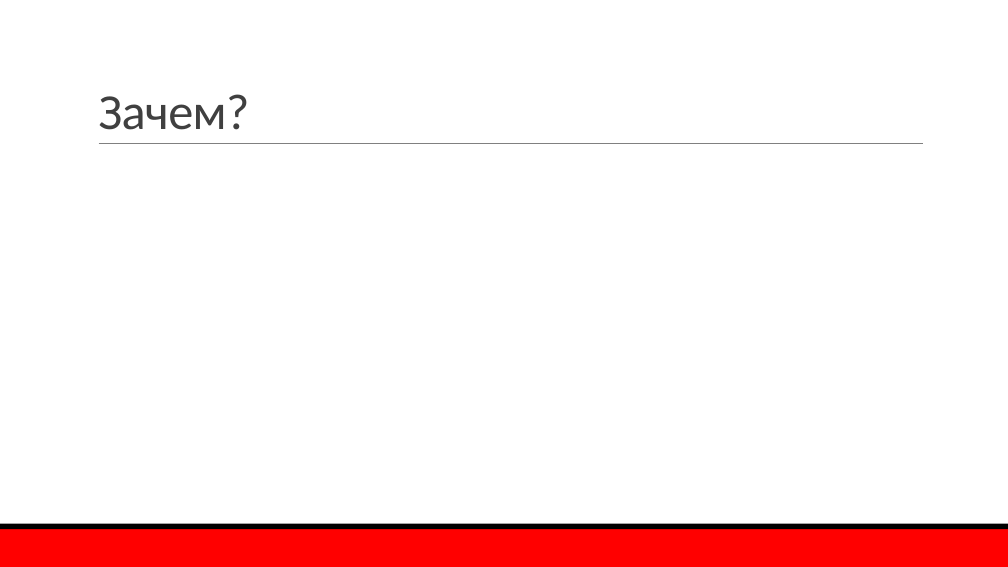
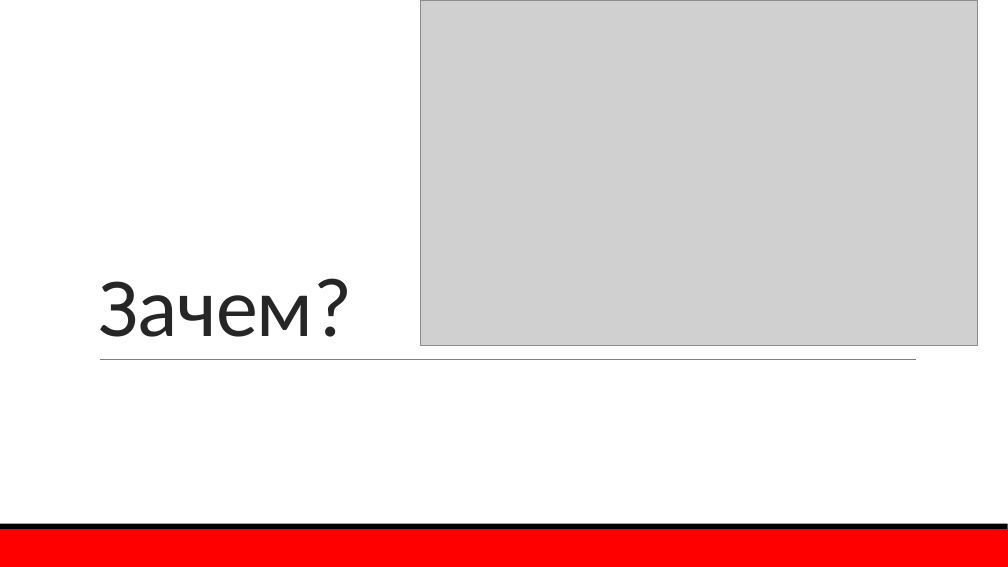
Before and after one commit to mao29/ConcurrencyCookBook, a slide deck: slide 2 of Presentation.pptx. Drawn at 1008x567 pixels with LibreOffice and Linux fonts; fonts in the diff are those of the drawing; grey boxes stand for pictures; background and template pictures are left out. Boxes give left, top, right and bottom in pixels: in the first picture for what was removed or moved away, otherwise in the second. Text is boxed around its words. In the diff, an @@ line names an element or a change of style, - is before the commit and + after.

```diff
--- a/Presentation.pptx
+++ b/Presentation.pptx
@@ picture added at [420, 0, 977, 346] @@
@@ title "Зачем?": place and size @@
-title "Зачем?" at [98, 94, 249, 130]
+title "Зачем?" at [98, 278, 352, 337]
@@ title "Зачем?" at [98, 278, 352, 337]: size 48 to 80 pt, text colour #404040 to #262626 @@
@@ line moved from (99, 144) - (923, 144) to (100, 359) - (917, 359) @@
```
Also in this commit, not shown: 5 other slides changed, 16 slides added, 1 slide removed, 1 other file.
